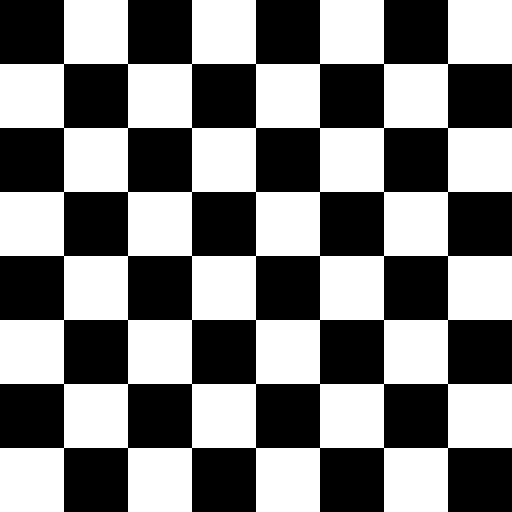
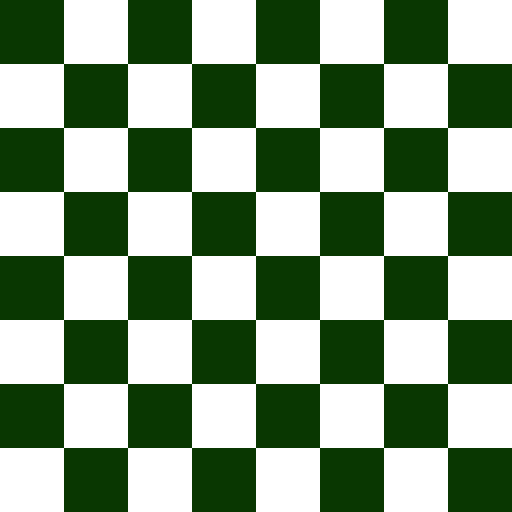
Two versions of the same layered image (512x512). Layer-by-layer changes:
removed layer "Background" over [0, 0, 512, 512]
